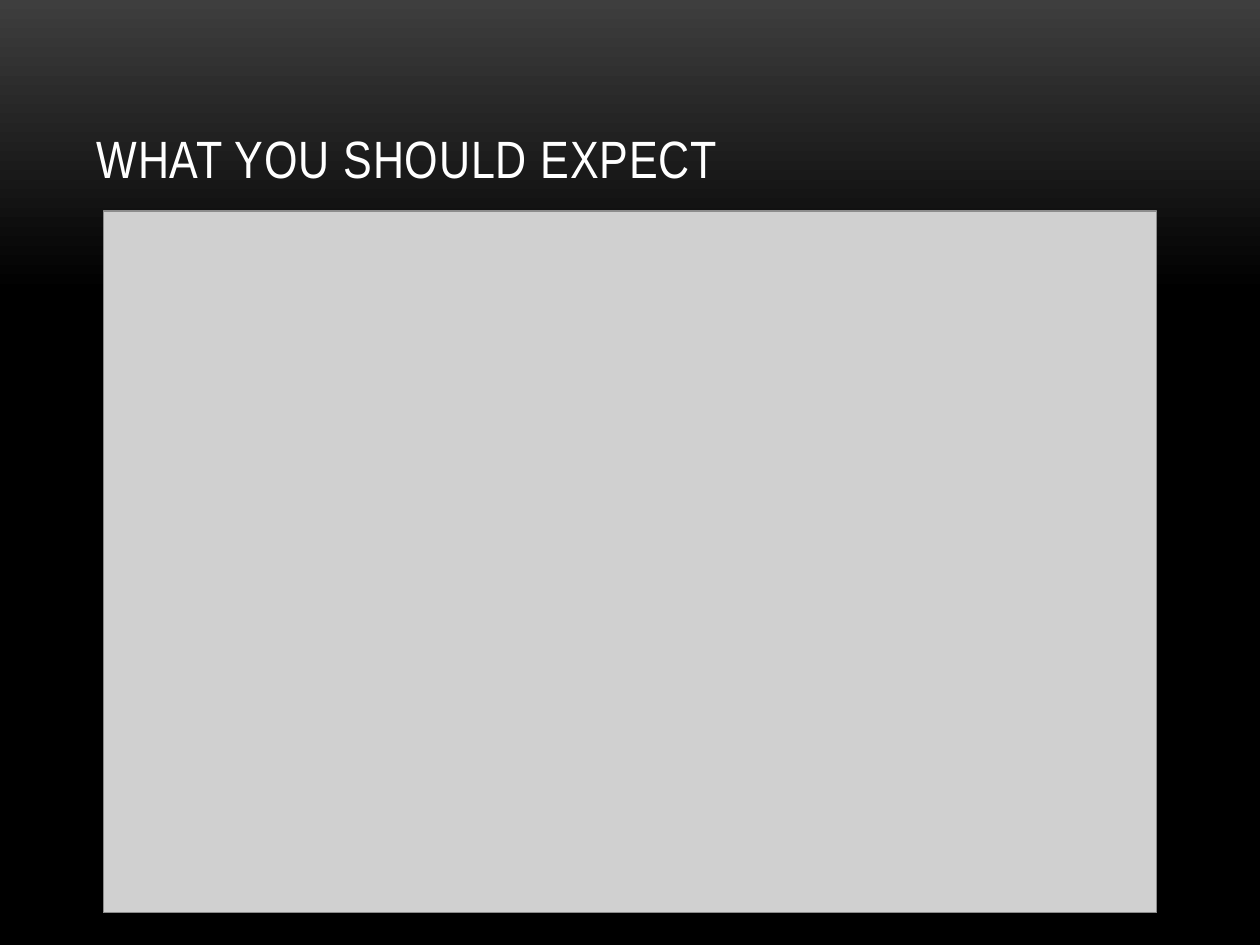
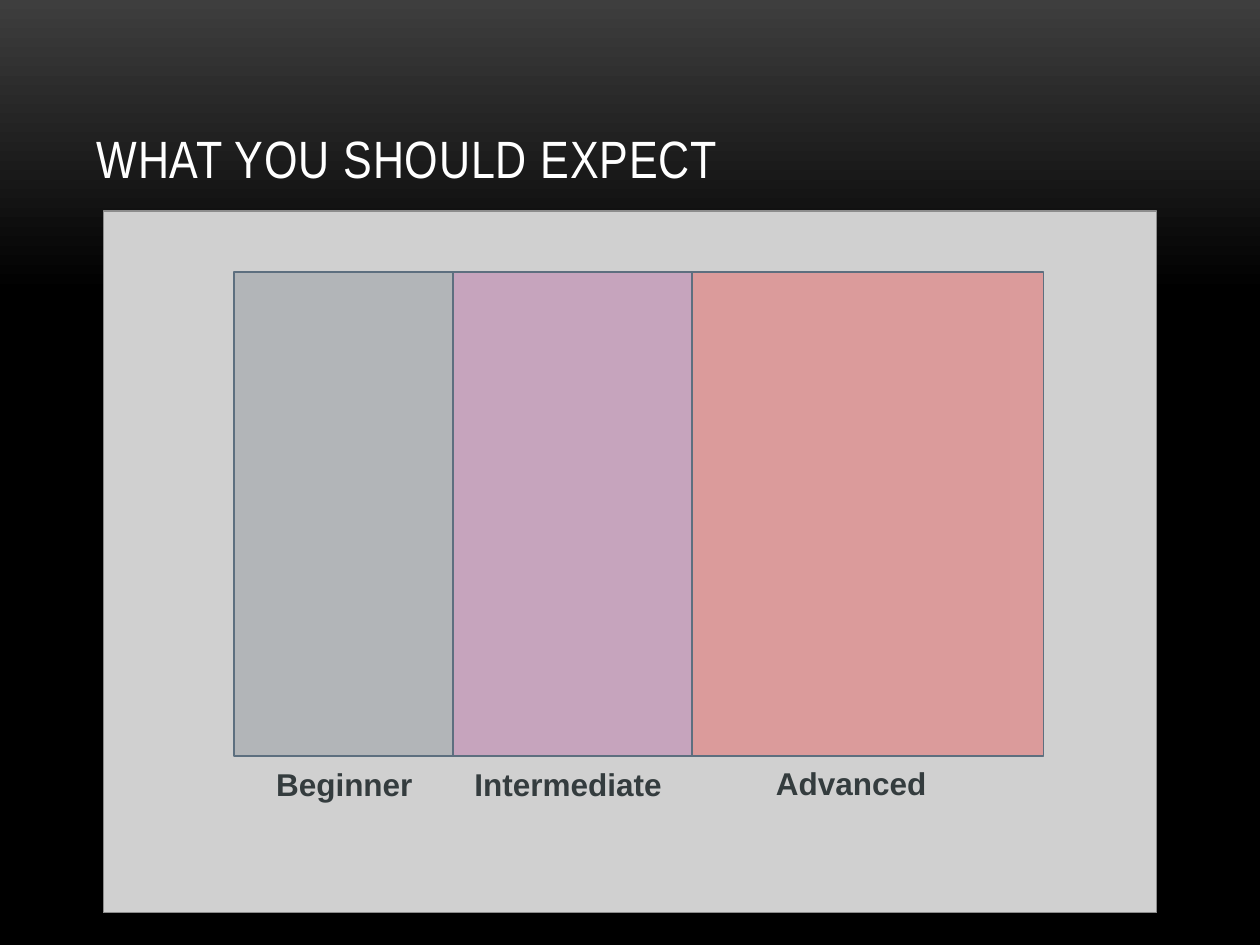
Before and after one commit to GrejSegura/datasciencecoursera, a slide deck: slide 6 of Guitars.pptx. Drawn at 1260x945 pixels with LibreOffice and Linux fonts; fonts in the diff are those of the drawing; grey boxes stand for pictures; background and template pictures are left out. Boxes give left, top, right and bottom in pixels: in the first picture for what was removed or moved away, otherwise in the second. Text is boxed around its words. In the diff, an @@ line names an element or a change of style, - is before the commit and + after.

```diff
--- a/Guitars.pptx
+++ b/Guitars.pptx
@@ rectangle added at [234, 272, 454, 756], fill #3A4C5B at 20% opacity, outline #5D7080 0.85 pt @@
@@ rectangle added at [454, 272, 692, 756], fill #AC2485 at 25% opacity, outline #5D7080 0.85 pt @@
@@ rectangle added at [692, 272, 1043, 756], fill #FF0000 at 25% opacity, outline #5D7080 0.85 pt @@
@@ text added at [276, 773, 412, 802], 18 pt, text #343C3D, bold @@
+Beginner
@@ text added at [474, 773, 661, 797], 18 pt, text #343C3D, bold @@
+Intermediate
@@ text added at [776, 772, 926, 796], 18 pt, text #343C3D, bold @@
+Advanced
```
Also in this commit, not shown: 2 other slides changed.
